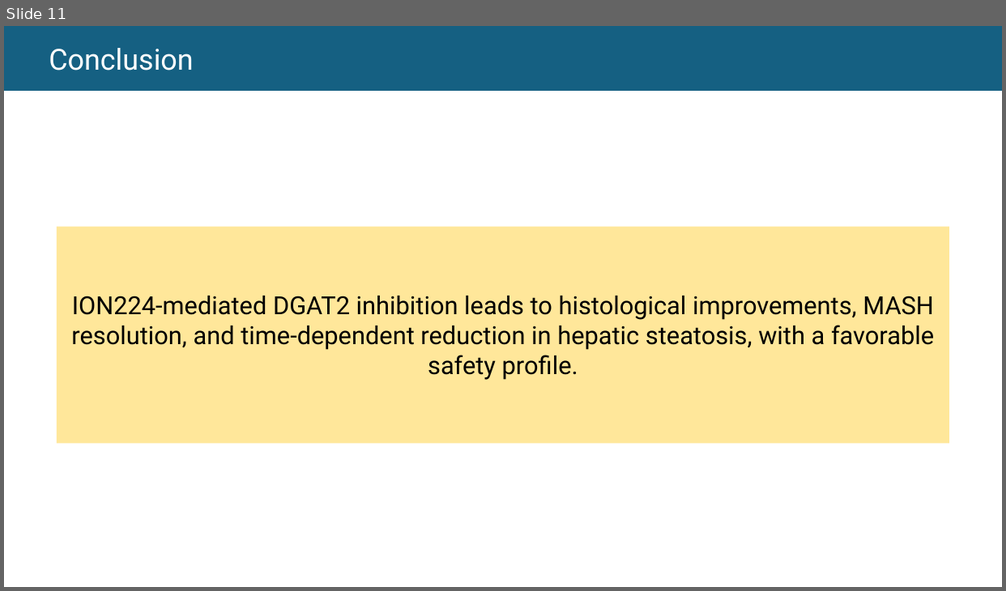
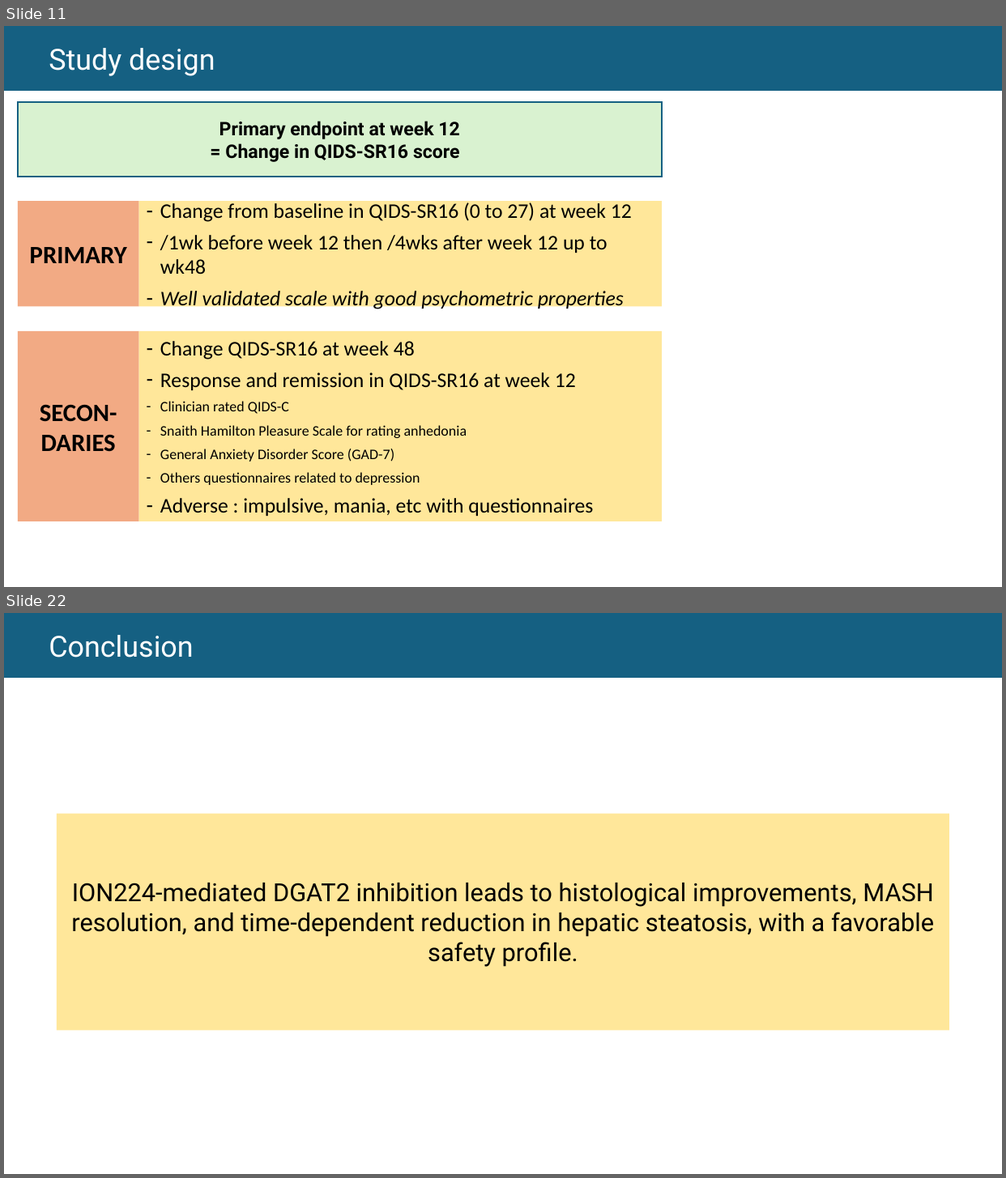
Before and after one commit to thomashusson29/M2biostatistiques, a slide deck: S1/devoirEO/Oral M2.pptx. Shown one above the other, each under a label of ours: slide 11 before the commit, slides 11 and 22 after it; the slides between them are not shown. The pictures are 1006x591 and 1006x1178 pixels, drawn with LibreOffice and Linux fonts; fonts in the diff are those of the drawing. Boxes give left, top, right and bottom in pixels: in the first picture for what was removed or moved away, otherwise in the second. Text is boxed around its words. In the diff, an @@ line names an element or a change of style, - is before the commit and + after.

```diff
--- a/S1/devoirEO/Oral M2.pptx
+++ b/S1/devoirEO/Oral M2.pptx
@@ slide 11 added at (x1=4, y1=26, x2=1002, y2=587), background #FFFFFF @@
@@ rectangle added at (x1=4, y1=26, x2=1002, y2=90), fill #156082, 28 pt, text #FFFFFF @@
+  Study design
@@ rectangle added at (x1=18, y1=102, x2=661, y2=177), fill #D9F2D0, outline #156082 1.5 pt, 18 pt, text #000000, bold @@
+Primary endpoint at week 12
+= Change in QIDS-SR16 score
@@ rectangle added at (x1=18, y1=201, x2=138, y2=307), fill #F2AA84, 24 pt, text #000000, bold @@
+PRIMARY
@@ rectangle added at (x1=138, y1=201, x2=661, y2=307), fill #FFE79A, 20 pt, text #000000 @@
+– Change from baseline in QIDS-SR16 (0 to 27) at week 12
+– /1wk before week 12 then /4wks after week 12 up to wk48
+– Well validated scale with good psychometric properties
@@ rectangle added at (x1=18, y1=331, x2=138, y2=523), fill #F2AA84, 24 pt, text #000000, bold @@
+SECON-DARIES
@@ rectangle added at (x1=138, y1=331, x2=661, y2=523), fill #FFE79A, 14 pt, text #000000 @@
+– Change QIDS-SR16 at week 48
+– Response and remission in QIDS-SR16 at week 12
+– Clinician rated QIDS-C
+– Snaith Hamilton Pleasure Scale for rating anhedonia
+– General Anxiety Disorder Score (GAD-7)
+– Others questionnaires related to depression
+– Adverse : impulsive, mania, etc with questionnaires
@@ what was slide 11 is now slide 22 @@
```
Also in this commit, not shown: 3 slides changed, 17 other slides added, 7 slides removed, 31 other files.
